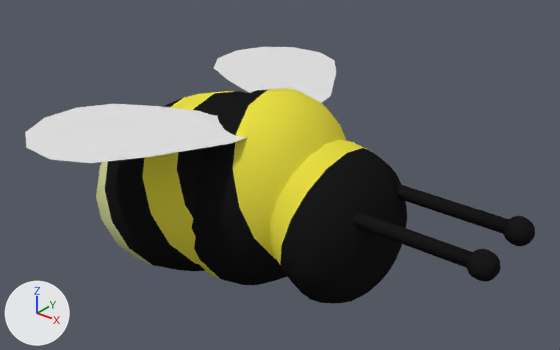
Two versions of the Blender file Core/Art/Bee.blend, one commit apart.
One viewpoint serves both versions: a camera (50 mm lens) standing at (3.05, -3.81, 2.56) and looking at (-0.06, 0.08, 0.15). The lights are fixed; the arrows at lower left show +X, +Y and +Z.

Names of what the first picture shows: 'Antenna', 'Antenna.001', 'Back', 'Center', 'Head', 'Wing_L', 'Wing_R'.
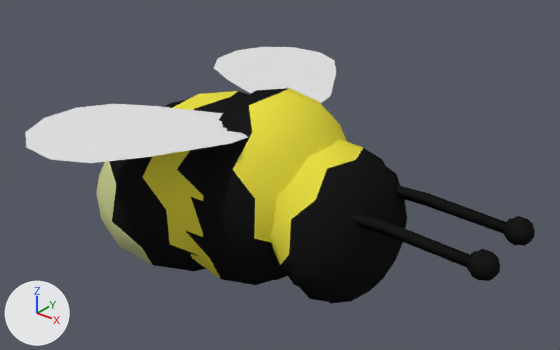
Where the change shows, as pixel boxes [x1, y1, x2, y2] in the pictures (560 x 350 px):
'Center', modifiers changed
    before: [192, 88, 347, 285]
    after: [185, 88, 347, 285]
'Head', modifiers changed
    before: [270, 140, 407, 304]
    after: [270, 140, 407, 303]
'Back', modifiers changed
    before: [96, 91, 248, 271]
    after: [97, 91, 249, 271]
'Antenna', modifiers changed
    before: [397, 183, 535, 246]
    after: [396, 185, 535, 246]

The edits, one by one:
Object 'Back' (ob_back) gains a DECIMATE modifier named 'Decimate'.
Modifier setting: decimate_type = 'UNSUBDIV'.
Modifier setting: iterations = 1.
Object 'Center' (ob_center) gains a DECIMATE modifier named 'Decimate'.
Modifier setting: decimate_type = 'UNSUBDIV'.
Modifier setting: iterations = 1.
Modifier setting: angle_limit = 0.0.
Object 'Head' (ob_head) gains a DECIMATE modifier named 'Decimate'.
Modifier setting: decimate_type = 'UNSUBDIV'.
Modifier setting: iterations = 1.
Object 'Antenna' (ob_antenna) gains a DECIMATE modifier named 'Decimate'.
Modifier setting: decimate_type = 'UNSUBDIV'.
Modifier setting: iterations = 1.
